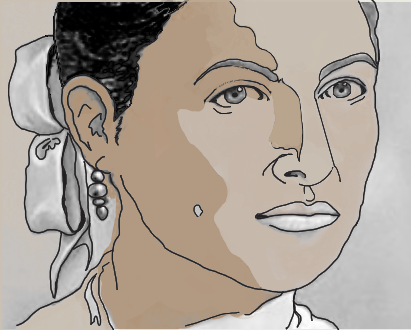
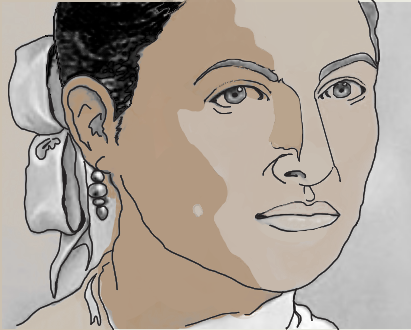
Layers edited between the first and the second 411x330 image:
painted on "Visible" (1st of 4) over [164, 0, 377, 243]
hid "Visible" (2nd of 4) over [164, 0, 377, 243]
hid "Visible" (3rd of 4) over [164, 0, 377, 243]
